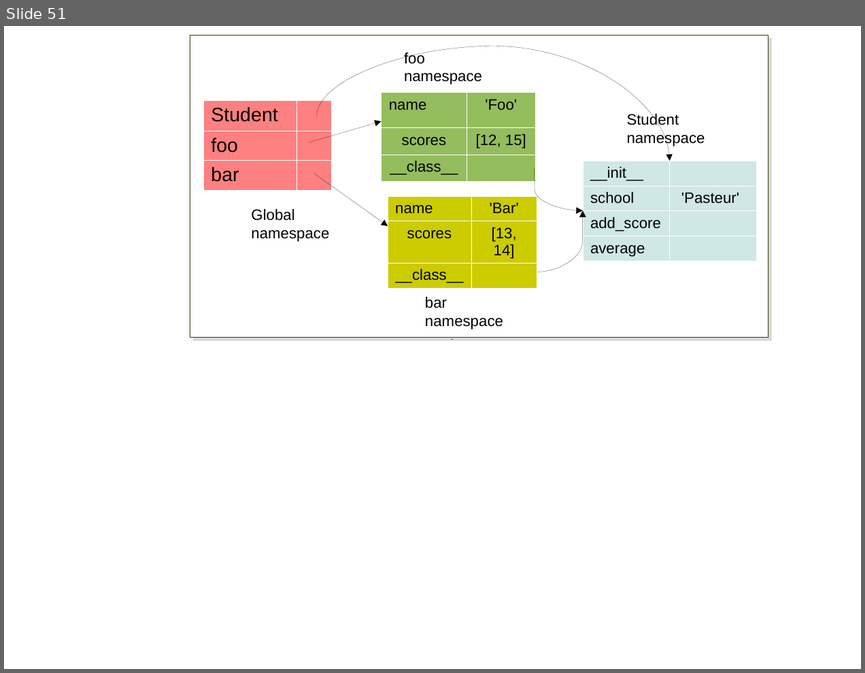
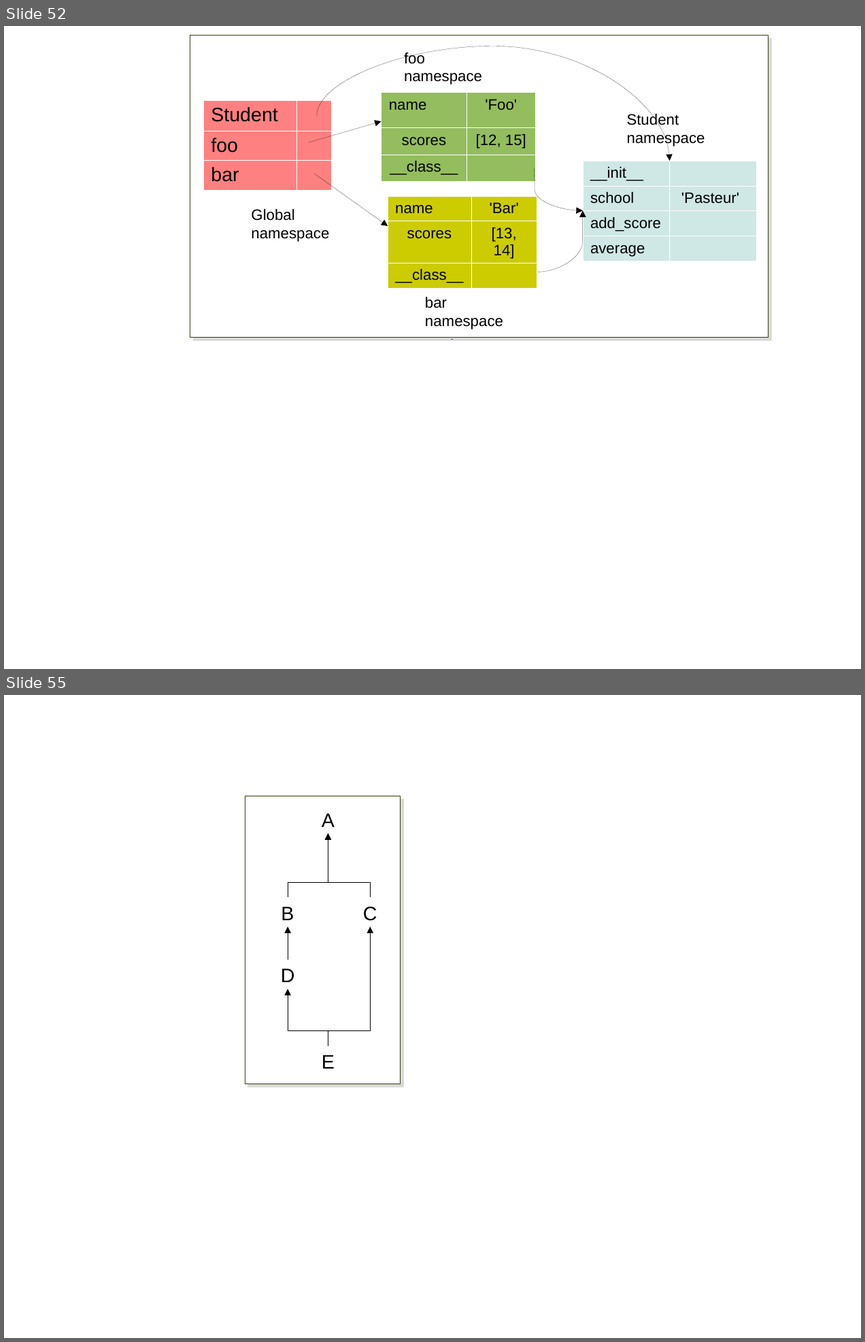
Before and after one commit to C3BI-pasteur-fr/python-course-1, a slide deck: figures.odp. Shown one above the other, each under a label of ours: slide 51 before the commit, slides 52 and 55 after it; the slides between them are not shown. The pictures are 865x673 and 865x1342 pixels, drawn with LibreOffice and Linux fonts; fonts in the diff are those of the drawing. Boxes give left, top, right and bottom in pixels: in the first picture for what was removed or moved away, otherwise in the second. Text is boxed around its words. In the diff, an @@ line names an element or a change of style, - is before the commit and + after.

```diff
--- a/figures.odp
+++ b/figures.odp
@@ slide 55 added at (4,695,861,1338), background #FFFFFF @@
@@ rectangle added at (245,796,400,1084), fill #FFFFFF, outline #314004 0.71 pt @@
@@ text added at (322,813,334,827), 18 pt, text #000000 @@
+A
@@ elbow arrow added from (288, 897) to (328, 834), #000000 0 pt @@
@@ elbow arrow added from (371, 897) to (328, 834), #000000 0 pt @@
@@ text added at (281,906,294,920), 18 pt, text #000000 @@
+B
@@ text added at (363,906,377,921), 18 pt, text #000000 @@
+C
@@ elbow arrow added from (288, 960) to (288, 927), #000000 0 pt @@
@@ elbow arrow added from (328, 1046) to (371, 927), #000000 0 pt @@
@@ text added at (281,968,295,982), 18 pt, text #000000 @@
+D
@@ elbow arrow added from (328, 1046) to (288, 989), #000000 0 pt @@
@@ text added at (322,1055,334,1068), 18 pt, text #000000 @@
+E
@@ what was slide 51 is now slide 52 @@
```
Also in this commit, not shown: 3 slides changed, 3 other slides added.
